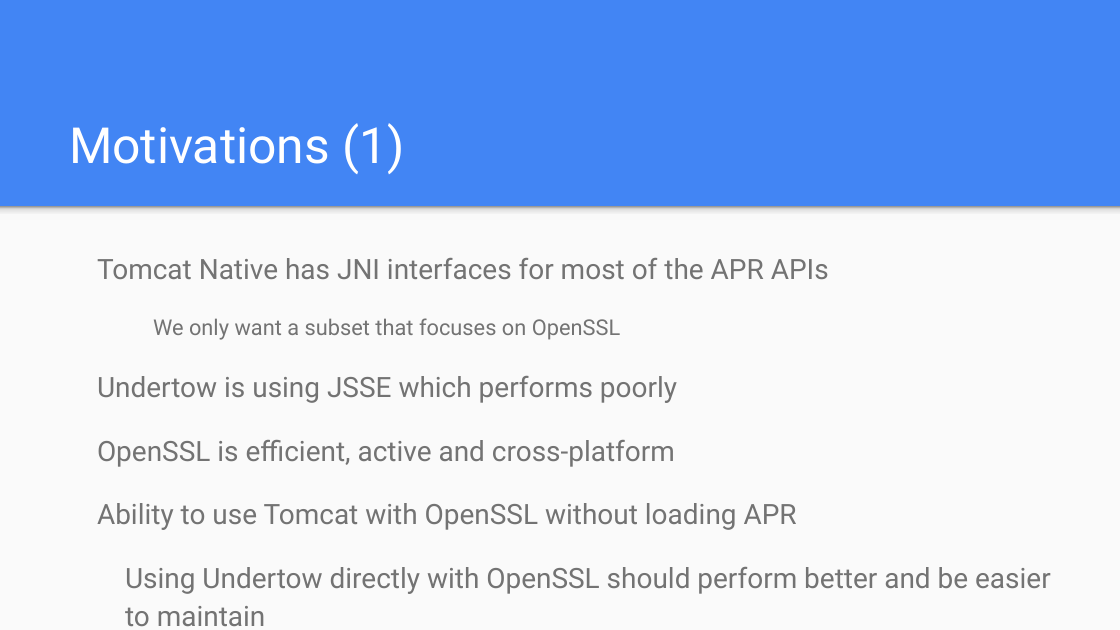
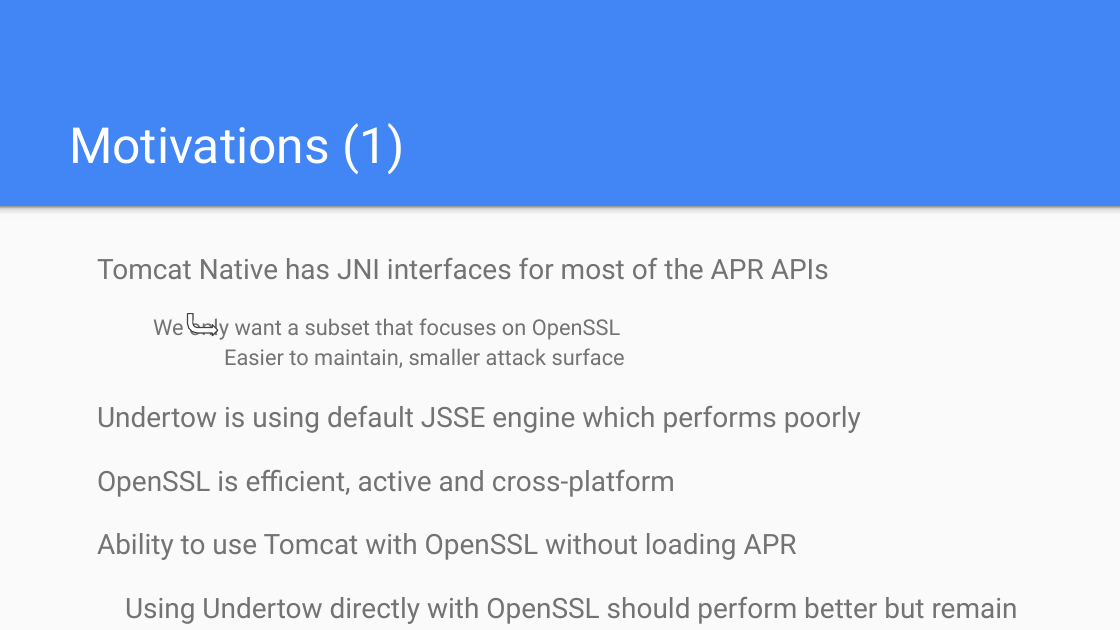
Before and after one commit to jocelynthode/tomcat-native2-doc, a slide deck: slide 9 of initial_presentation.pptx (slide 13 before the commit). Drawn at 1120x630 pixels with LibreOffice and Linux fonts; fonts in the diff are those of the drawing. Boxes give left, top, right and bottom in pixels: in the first picture for what was removed or moved away, otherwise in the second. Text is boxed around its words. In the diff, an @@ line names an element or a change of style, - is before the commit and + after.

Commit message:
Update presentation

```diff
--- a/initial_presentation.pptx
+++ b/initial_presentation.pptx
@@ text at bbox=[97, 315, 861, 433]: text changed; size 18 to 14 pt @@
-  We only want a subset that focuses on OpenSSL
-Undertow is using JSSE which performs poorly
+  We only want a subset that focuses on OpenSSL
+  Easier to maintain, smaller attack surface
+Undertow is using default JSSE engine which performs poorly
@@ bent arrow added at bbox=[187, 314, 217, 336], fill #FFFFFF, outline #424242 0.75 pt @@
@@ text at bbox=[125, 597, 1018, 624]: text changed @@
-Using Undertow directly with OpenSSL should perform better and be easier to maintain
+Using Undertow directly with OpenSSL should perform better but remain easy to maintain
```
Also in this commit, not shown: 5 other slides changed, 3 slides removed, 1 other file.
